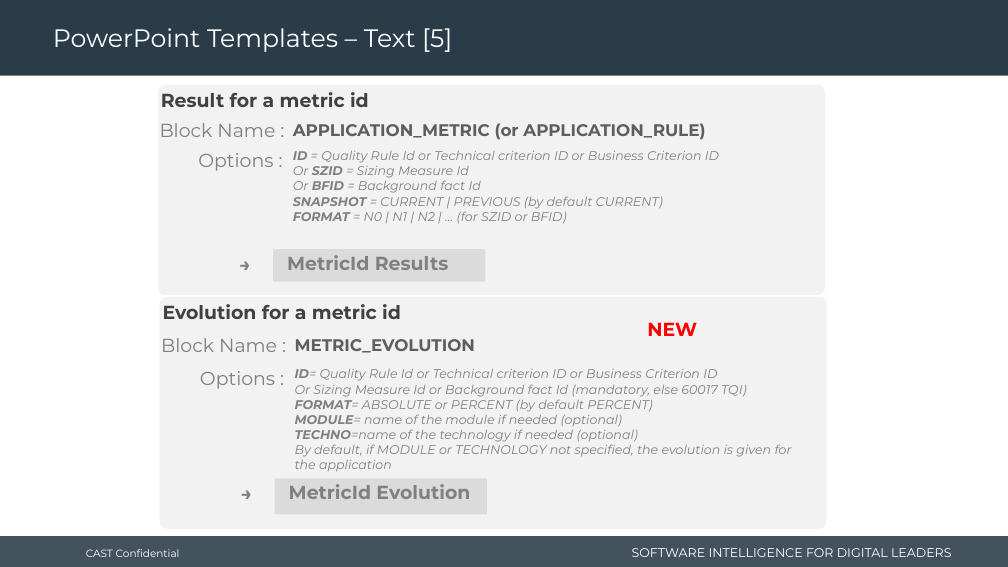
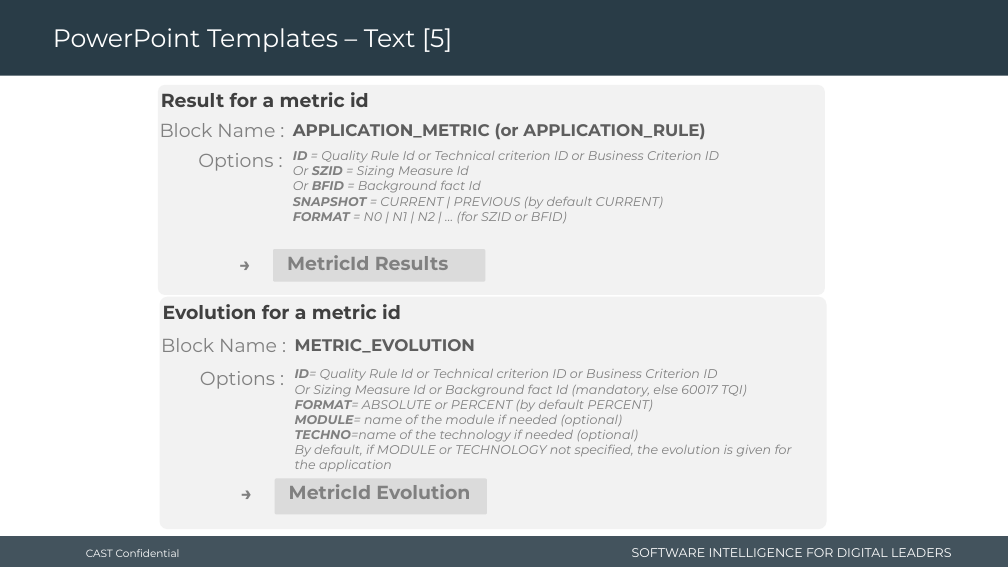
Before and after one commit to CAST-projects/CAST-ReportGenerator, a slide deck: slide 14 of CastReporting.Reporting.Core/Templates/Application/Component library/1- Powerpoint-components-library.pptx. Drawn at 1008x567 pixels with LibreOffice and Linux fonts; fonts in the diff are those of the drawing; background and template pictures are left out. Boxes give left, top, right and bottom in pixels: in the first picture for what was removed or moved away, otherwise in the second. Text is boxed around its words. In the diff, an @@ line names an element or a change of style, - is before the commit and + after.

Commit message:
REPORTGEN-871: update library templates

```diff
--- a/CastReporting.Reporting.Core/Templates/Application/Component library/1- Powerpoint-components-library.pptx
+++ b/CastReporting.Reporting.Core/Templates/Application/Component library/1- Powerpoint-components-library.pptx
@@ text removed at (647, 322, 697, 336) @@
-NEW
```
Also in this commit, not shown: 3 other slides changed, 2 other files.
